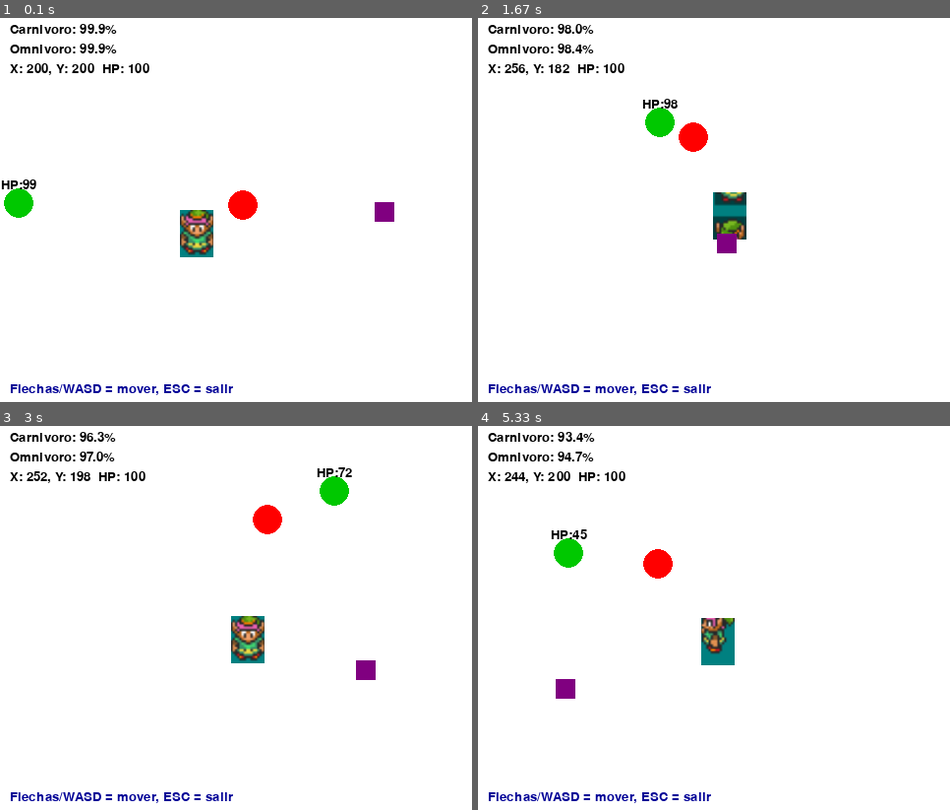
Above: before the commit, frames 1-4 (two rows, left to right).
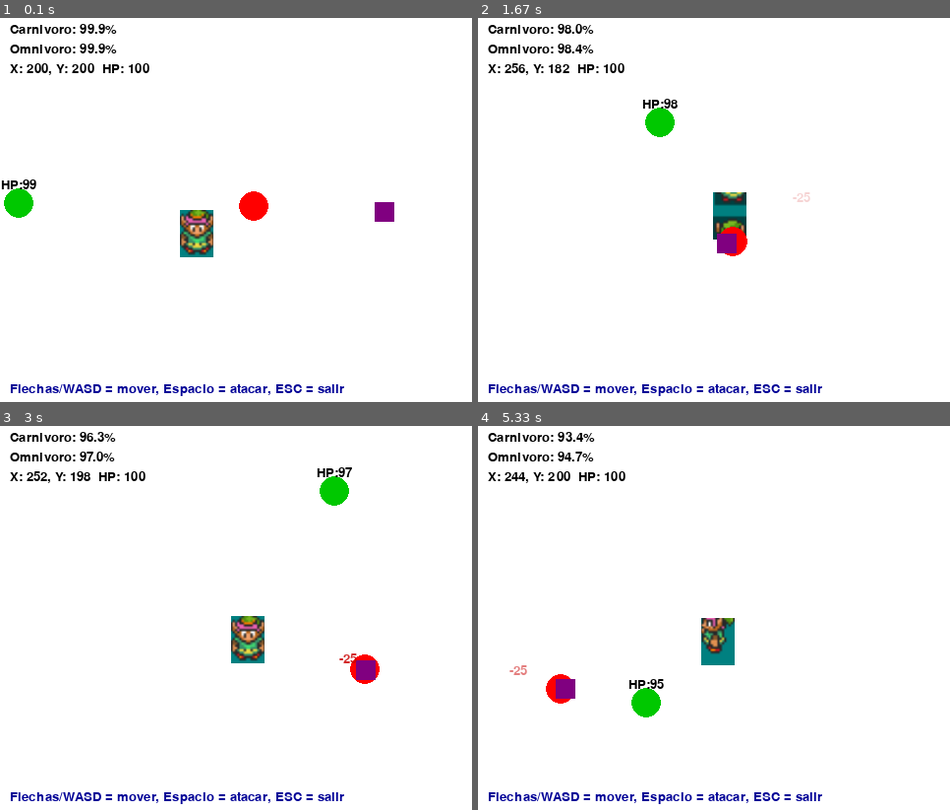
Above: after the commit, the same moments.

Repository: diego-abp/proyecto-animales
Game: pygame game, started from proyecto especies.py
Same seed, same stepped clock (60 frames per second), same inputs: the game is played once before the commit and once after it.
Inputs:
- Up to frame 1 (0.1 s): no input
- Up to frame 2 (1.67 s): hold Space 0.33-0.8 s; hold Right 0.33-0.8 s; hold Right 0.83-1.3 s; hold Up 1.33-1.63 s
- Up to frame 3 (3 s): hold Right 1.67-2.13 s; hold Left 2.17-2.7 s; hold Down from 2.73 s (still down)
- Up to frame 4 (5.33 s): release Down at 3.03 s; hold Left 3.07-3.47 s; hold Up 3.5-3.87 s; hold Right 3.9-4.53 s; hold Down 4.57-4.93 s; hold Left from 4.97 s (still down)

The runs differ from the first frame. In frame 1, 0.9% of the frame differs, in the area x 36-73%, y 44-99%; in frame 2, 1.1%; in frame 3, 1.1%; in frame 4, 2.1%, in the area x 6-73%, y 26-99%.

Commit message:
carnivoro ataca de mejor manera

Diff:
--- a/proyecto especies.py
+++ b/proyecto especies.py
@@ -90,13 +90,86 @@
                 self.random_move_target = None
 
 class Carnivoro(Especies):
-    def __init__(self, x, y, vida, reproducirse=True, salto=1.5):
-        # Los carnívoros tienen tiempo de vida medio (80). Se mueven más despacio por defecto.
-        super().__init__(x, y, vida, reproducirse, salto, True, True, True, tiempo_vida_max=80)
+    def __init__(self, x, y, vida, reproducirse=True, salto=3.5):
+        # Los carnívoros tienen tiempo de vida medio (80). Son más rápidos para cazar.
+        super().__init__(x, y, vida, reproducirse, salto, True, True, True, tiempo_vida_max=80, sync_vida_with_tiempo=True)
         # Atributos de ataque: menos daño por golpe y cooldown mayor (no mata de un golpe)
         self.attack_power = 25
         self.attack_cooldown = 2.0  # segundos entre ataques
-        self.last_attack = 0.0
+        self.last_attack = 0.0      # timestamp del último ataque
+
+        # Atributos para la IA de caza
+        self.hunt_state = 'wandering'  # Estados: 'wandering', 'chasing'
+        self.target = None
+        self.detection_radius = 150  # Radio para empezar a cazar
+        self.chase_radius = 250      # Radio para dejar de cazar si la presa escapa
+        self.provoked_by_player = False # Se vuelve True si el jugador le ataca
+
+    def mover(self, screen_width, screen_height, all_species):
+        """
+        IA del Carnívoro: Deambula, detecta presas, las caza con una estrategia de acecho y embestida,
+        y pierde el interés si se alejan demasiado.
+        """
+        ahora = time.time()
+
+        # --- Lógica de Estados ---
+        if self.hunt_state == 'wandering':
+            # 1. Deambular aleatoriamente
+            super().mover(screen_width, screen_height)
+
+            # 2. Buscar presas.
+            possible_targets = []
+            # Si está provocado, el jugador es la máxima prioridad.
+            if self.provoked_by_player and 'personaje' in all_species:
+                self.target = all_species['personaje']
+                self.hunt_state = 'chasing'
+                return # Cambia a modo caza inmediatamente
+
+            # Si no está provocado, busca otras presas (no al jugador).
+            if 'herbivoro' in all_species: possible_targets.append(all_species['herbivoro'])
+            if 'omnivoro' in all_species: possible_targets.append(all_species['omnivoro'])
+            # Descomentar la siguiente línea para que ataque al jugador si está provocado, incluso mientras deambula.
+            # if self.provoked_by_player and 'personaje' in all_species:
+            #     possible_targets.insert(0, all_species['personaje']) # Prioridad al jugador
+
+            for prey in possible_targets:
+                dist = math.hypot(self.posicion_x - prey.posicion_x, self.posicion_y - prey.posicion_y)
+                if dist < self.detection_radius:
+                    self.target = prey
+                    self.hunt_state = 'chasing'
+                    break # Encontró un objetivo, deja de buscar
+
+        elif self.hunt_state == 'chasing':
+            # Verificar si el objetivo sigue siendo válido o si el jugador lo ha provocado
+            if self.target is None or self.target.vida <= 0:
+                self.hunt_state = 'wandering'
+                self.target = None
+                return
+
+            distancia = math.hypot(self.posicion_x - self.target.posicion_x, self.posicion_y - self.target.posicion_y)
+
+            # Si la presa escapa del radio de persecución, pierde el interés
+            if distancia > self.chase_radius:
+                self.hunt_state = 'wandering'
+                self.target = None
+                return
+
+            # Lógica de acecho y embestida
+            velocidad_actual = self.salto
+            puede_atacar = ahora - self.last_attack >= self.attack_cooldown
+
+            if distancia < 25 and puede_atacar:
+                # Embestida de ataque
+                self.mover_hacia(self.target.posicion_x, self.target.posicion_y, velocidad=self.salto * 2.5)
+                self.last_attack = ahora
+                self.target.vida -= self.attack_power
+                # Devolvemos el daño para que la vista lo muestre
+                return {'damage': self.attack_power, 'target': self.target}
+            else:
+                # Acecho o persecución normal
+                if 25 <= distancia < 75:
+                    velocidad_actual *= 0.5  # Acecho
+                self.mover_hacia(self.target.posicion_x, self.target.posicion_y, velocidad=velocidad_actual)
 
 class Herbivoro(Especies):
     def __init__(self, x, y, vida, reproducirse=True, salto=4):
@@ -182,6 +255,12 @@
         self.last_update = pygame.time.get_ticks()
         self.animation_speed = 100 # ms por cuadro
 
+        # Atributos de ataque del jugador
+        self.attack_power = 30
+        self.attack_range = 40
+        self.attack_cooldown = 1.0 # 1 segundo
+        self.last_attack_time = 0
+
     def update_animation(self, animation_strip):
         now = pygame.time.get_ticks()
         if now - self.last_update > self.animation_speed:
@@ -345,62 +424,62 @@
         elif event.type == pygame.KEYDOWN:
             if event.key == pygame.K_ESCAPE:
                 self.running = False
+            # --- Lógica de ataque del jugador ---
+            elif event.key == pygame.K_SPACE:
+                ahora = time.time()
+                if ahora - self.personaje.last_attack_time >= self.personaje.attack_cooldown:
+                    self.personaje.last_attack_time = ahora
+                    # Buscar un objetivo en rango
+                    for nombre, especie in self.especies_vivas.items():
+                        dist = math.hypot(self.personaje.posicion_x - especie.posicion_x, self.personaje.posicion_y - especie.posicion_y)
+                        if dist < self.personaje.attack_range:
+                            # El jugador ataca a la especie
+                            especie.vida -= self.personaje.attack_power
+                            self.damage_popups.append({
+                                'text': f"-{int(self.personaje.attack_power)}",
+                                'x': especie.posicion_x,
+                                'y': especie.posicion_y - 10,
+                                'start': pygame.time.get_ticks()
+                            })
+
+                            # Si el objetivo es un carnívoro, provocarlo
+                            if isinstance(especie, Carnivoro):
+                                especie.provoked_by_player = True
+                                # Forzar cambio de objetivo al jugador
+                                especie.target = self.personaje
+                                especie.hunt_state = 'chasing'
+                            break # Ataca solo a un objetivo por pulsación
 
     def _update_ai(self):
-        """Lógica simple de IA para carnívoro: perseguir y atacar al herbívoro si existe,
-        si no, perseguir y atacar al personaje.
-        """
-        ahora = time.time()
-        if 'carnivoro' not in self.especies_vivas:
-            return
-        carn = self.especies_vivas['carnivoro']
-
-        # Elegir objetivo: preferir herbívoro si existe
-        if 'herbivoro' in self.especies_vivas:
-            objetivo = self.especies_vivas['herbivoro']
-            objetivo_especie = 'herbivoro'
-        else:
-            objetivo = self.personaje
-            objetivo_especie = 'personaje'
-
-        # Mover hacia objetivo
-        carn.mover_hacia(objetivo.posicion_x, objetivo.posicion_y)
-
-        # Atacar si está lo suficientemente cerca
-        distancia = math.hypot(carn.posicion_x - objetivo.posicion_x, carn.posicion_y - objetivo.posicion_y)
-        if distancia < 25:
-            last = getattr(carn, 'last_attack', 0)
-            if ahora - last >= carn.attack_cooldown:
-                carn.last_attack = ahora
-                if objetivo_especie == 'herbivoro':
-                    # Atacar al herbívoro reduciendo su vida; eliminar si llega a 0
-                    if 'herbivoro' in self.especies_vivas:
-                        objetivo.vida -= carn.attack_power
-                        # Crear popup de daño
-                        self.damage_popups.append({
-                            'text': f"-{int(carn.attack_power)}",
-                            'x': objetivo.posicion_x,
-                            'y': objetivo.posicion_y - 10,
-                            'start': pygame.time.get_ticks()
-                        })
-                        # opcional: imprimir daño en consola para depuración
-                        # print(f"Herbivoro atacado! vida={objetivo.vida}")
-                        if objetivo.vida <= 0:
-                            del self.especies_vivas['herbivoro']
-                else:
-                    # Atacar al jugador reduciendo vida
-                    self.personaje.vida -= carn.attack_power
-                    # Crear popup de daño para el jugador
-                    self.damage_popups.append({
-                        'text': f"-{int(carn.attack_power)}",
-                        'x': self.personaje.posicion_x,
-                        'y': self.personaje.posicion_y - 10,
-                        'start': pygame.time.get_ticks()
-                    })
-                    # print(f"Player attacked! vida={self.personaje.vida}")
-                    if self.personaje.vida <= 0:
-                        # Fin del juego si el jugador muere
+        """Actualiza el comportamiento de las especies controladas por IA."""
+        # Crear un diccionario con todas las entidades "atacables" para la IA
+        all_entities = self.especies_vivas.copy()
+        all_entities['personaje'] = self.personaje
+
+        for nombre, especie in self.especies_vivas.items():
+            # La lógica de movimiento y ataque ahora está dentro de cada clase
+            # El método mover puede devolver información sobre el ataque
+            attack_info = especie.mover(self.ancho, self.alto, all_entities)
+
+            if attack_info and isinstance(especie, Carnivoro):
+                # El carnívoro atacó, procesamos el resultado
+                target = attack_info['target']
+                damage = attack_info['damage']
+
+                # Crear popup de daño
+                self.damage_popups.append({
+                    'text': f"-{int(damage)}",
+                    'x': target.posicion_x,
+                    'y': target.posicion_y - 10,
+                    'start': pygame.time.get_ticks()
+                })
+
+                # Verificar si el objetivo murió
+                if target.vida <= 0:
+                    if target is self.personaje:
                         self.running = False
+                    elif 'herbivoro' in self.especies_vivas and target is self.especies_vivas['herbivoro']:
+                        del self.especies_vivas['herbivoro']
 
     def draw(self):
         # Fondo
@@ -495,7 +574,7 @@
             del self.damage_popups[idx]
 
         # Instrucciones
-        instrucciones = self.font.render("Flechas/WASD = mover, ESC = salir", True, (0, 0, 150))
+        instrucciones = self.font.render("Flechas/WASD = mover, Espacio = atacar, ESC = salir", True, (0, 0, 150))
         self.screen.blit(instrucciones, (10, self.alto - 25))
 
         pygame.display.flip()
@@ -555,9 +634,6 @@
             if self.personaje.state != old_state:
                 self.personaje.frame_index = 0
 
-            # Movimiento aleatorio de las especies
-            for nombre, especie in self.especies_vivas.items():
-                especie.mover(self.ancho, self.alto, self.especies_vivas)
 
             # Actualizaciones por tick
             self.personaje.tick_velocidad()
